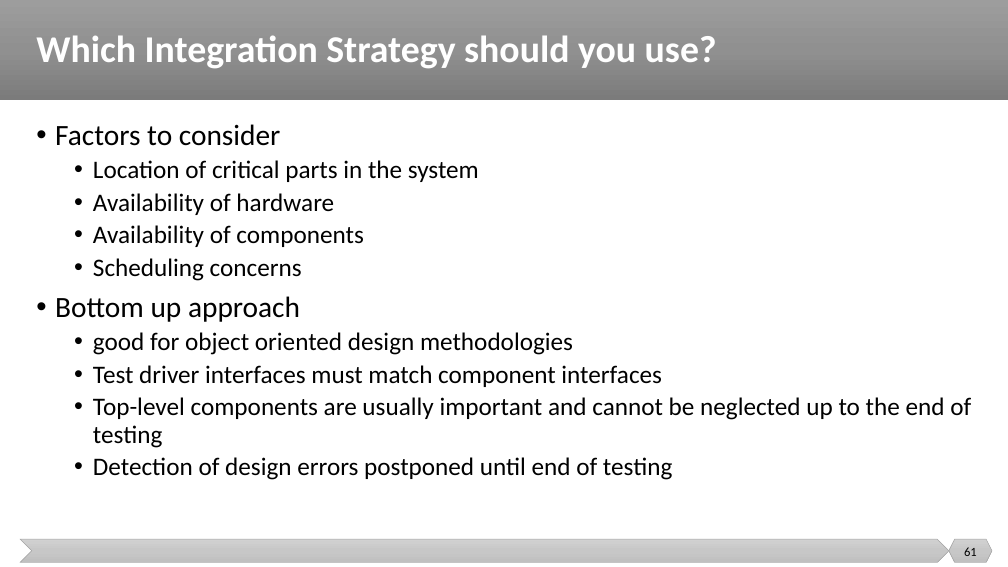
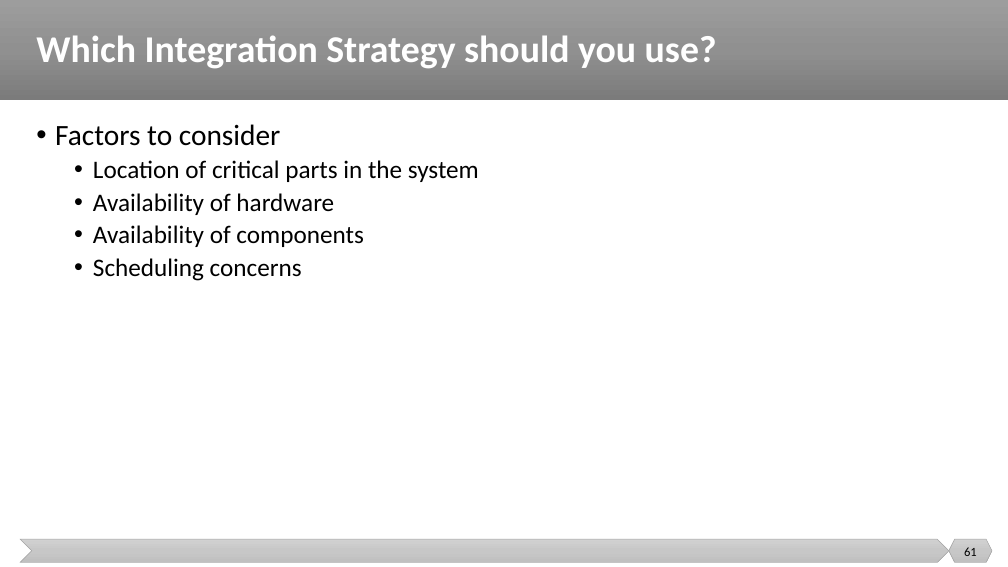
Before and after one commit to malenezi/malenezi, a slide deck: slide 61 of SE401/Lectures/8-Integration, System and Regression Testing/Integration Testing.pptx. Drawn at 1008x567 pixels with LibreOffice and Linux fonts; fonts in the diff are those of the drawing. Boxes give left, top, right and bottom in pixels: in the first picture for what was removed or moved away, otherwise in the second. Text is boxed around its words. In the diff, an @@ line names an element or a change of style, - is before the commit and + after.

```diff
--- a/SE401/Lectures/8-Integration, System and Regression Testing/Integration Testing.pptx
+++ b/SE401/Lectures/8-Integration, System and Regression Testing/Integration Testing.pptx
@@ text at [55,296,971,480]: paragraphs removed @@
-• Bottom up approach
-  • good for object oriented design methodologies
-  • Test driver interfaces must match component interfaces
-  • Top-level components are usually important and cannot be neglected up to the end of testing
-  • Detection of design errors postponed until end of testing
```
Also in this commit, not shown: 4 other slides changed, 1 other file.
